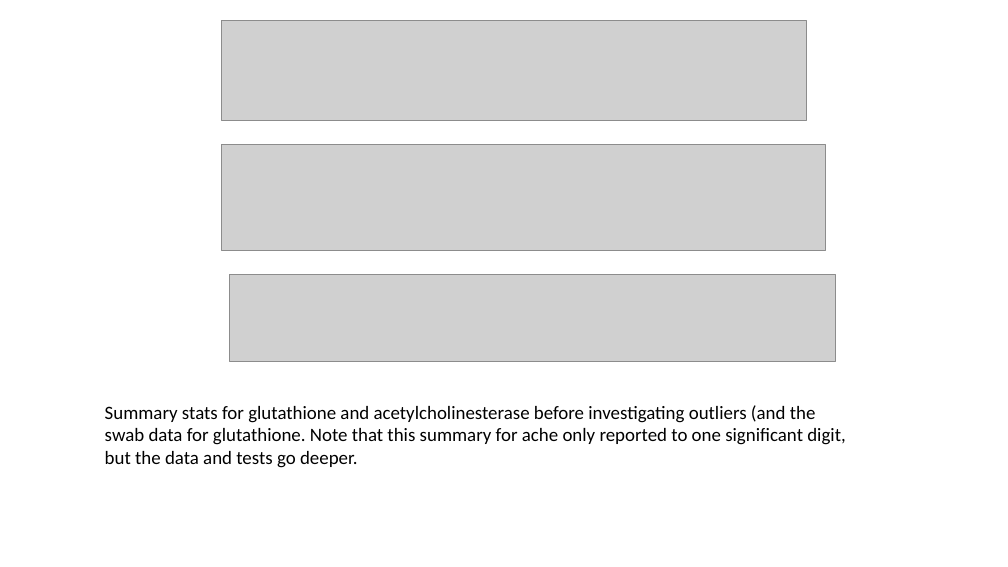
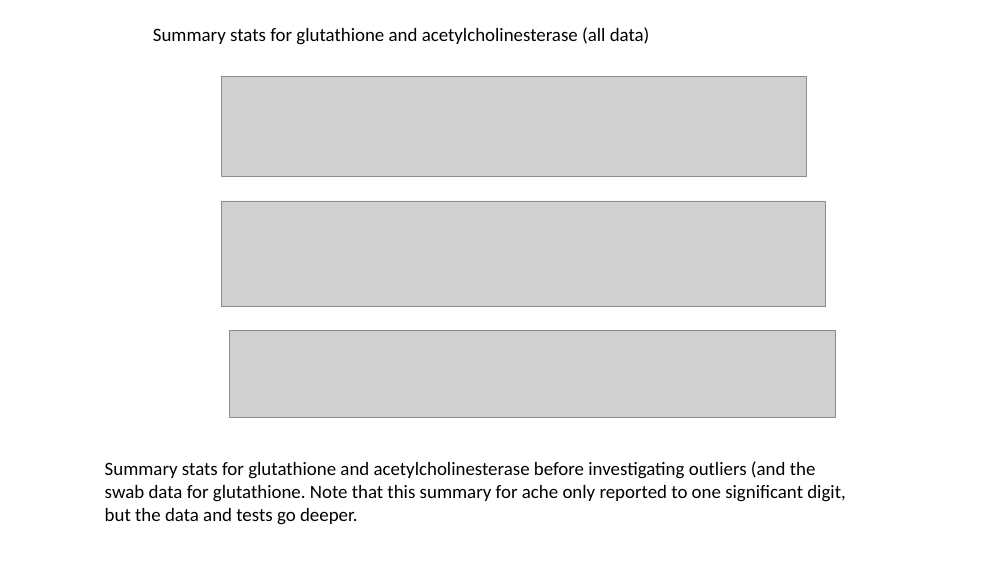
Before and after one commit to amphibian-exeff/vanmeter_salamander_exposures, a slide deck: slide 3 of pptx/vanmeter_salamander_exposures.pptx. Drawn at 1008x567 pixels with LibreOffice and Linux fonts; fonts in the diff are those of the drawing; grey boxes stand for pictures. Boxes give left, top, right and bottom in pixels: in the first picture for what was removed or moved away, otherwise in the second. Text is boxed around its words. In the diff, an @@ line names an element or a change of style, - is before the commit and + after.

Commit message:
swab test results and kernel density figures

```diff
--- a/pptx/vanmeter_salamander_exposures.pptx
+++ b/pptx/vanmeter_salamander_exposures.pptx
@@ text added at (x1=153, y1=27, x2=650, y2=45), 18 pt, text #000000 @@
+Summary stats for glutathione and acetylcholinesterase (all data)
@@ 3 pictures, 1 text moved together from (x1=105, y1=20, x2=845, y2=468) to (x1=105, y1=77, x2=845, y2=525) @@
```
Also in this commit, not shown: 13 other slides changed, 9 slides added, 1 slide removed, 3 other files.
